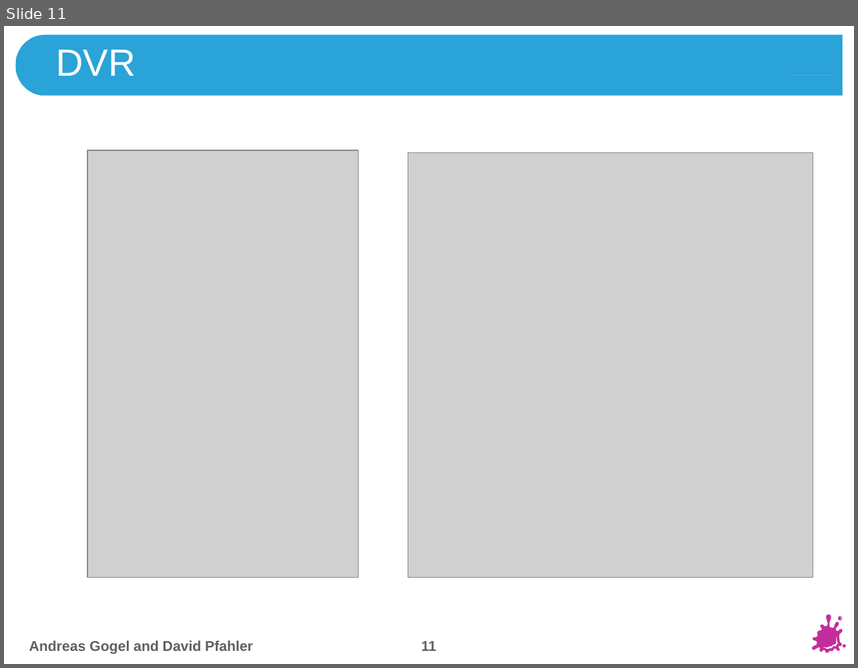
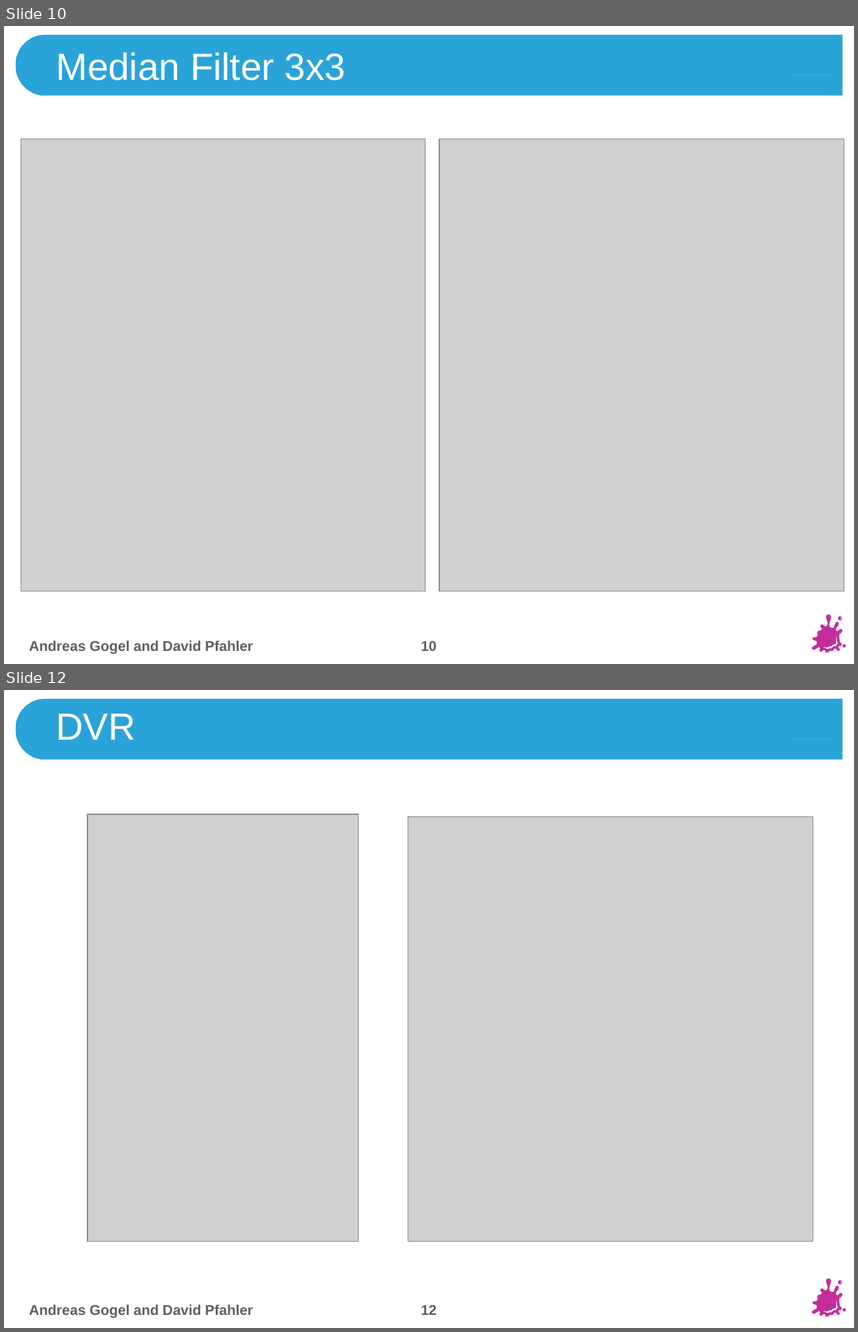
Before and after one commit to theShmoo/medvis2, a slide deck: Slides/MedVis2.pptx. Shown one above the other, each under a label of ours: slide 11 before the commit, slides 10 and 12 after it; the slides between them are not shown. The pictures are 858x668 and 858x1332 pixels, drawn with LibreOffice and Linux fonts; fonts in the diff are those of the drawing; grey boxes stand for pictures; background and template pictures are left out. Boxes give left, top, right and bottom in pixels: in the first picture for what was removed or moved away, otherwise in the second. Text is boxed around its words. In the diff, an @@ line names an element or a change of style, - is before the commit and + after.

```diff
--- a/Slides/MedVis2.pptx
+++ b/Slides/MedVis2.pptx
@@ slide 10 added at (x1=4, y1=26, x2=854, y2=664), background #FFFFFF; not listed: 10 template elements that a slide beside it also shows @@
@@ title added at (x1=56, y1=52, x2=346, y2=81), 32 pt, text #FFFFFF @@
+Median Filter 3x3
@@ picture added at (x1=21, y1=139, x2=426, y2=590) @@
@@ picture added at (x1=439, y1=139, x2=844, y2=590) @@
@@ text added at (x1=29, y1=640, x2=252, y2=654), 12 pt, text #5F5F5F, bold @@
+Andreas Gogel and David Pfahler
@@ page number added at (x1=421, y1=640, x2=437, y2=650), 12 pt, text #5F5F5F, bold @@
+10
@@ what was slide 11 is now slide 12 @@
@@ page number at (x1=421, y1=1304, x2=437, y2=1314): text changed @@
-11
+12
```
Also in this commit, not shown: 8 slides changed, 1 other slide added, 10 other files.
